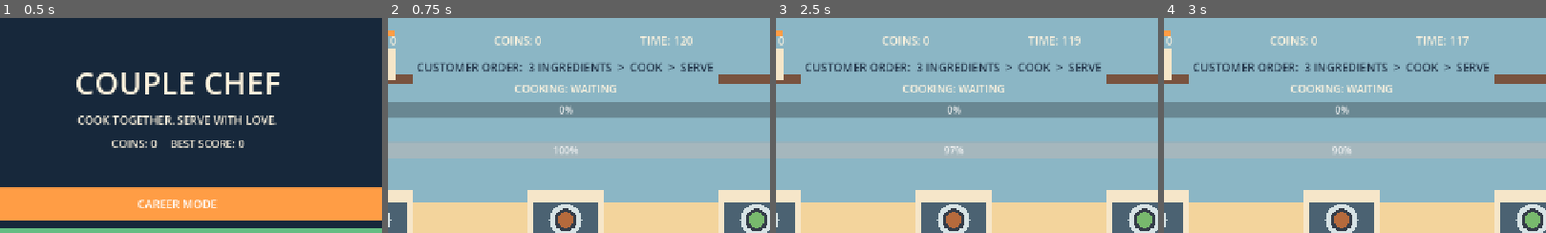
Above: before the commit, frames 1-4 (left to right).
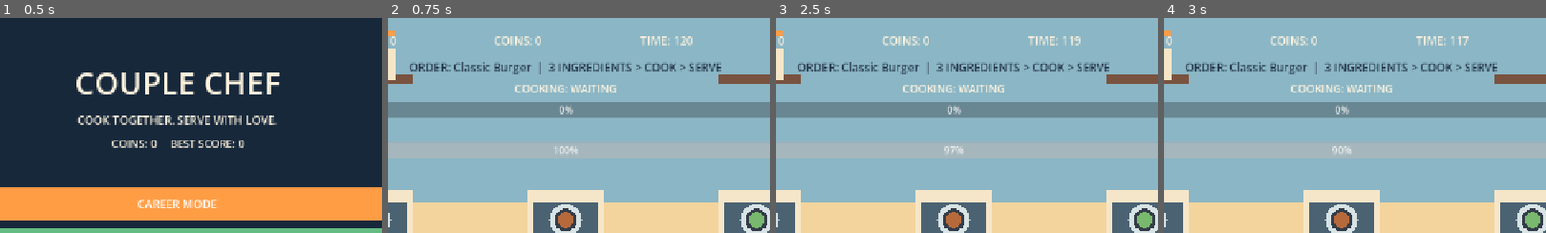
Above: after the commit, the same moments.

Repository: Cooper0203/couple-chef-godot
Game: Godot game, scene res://main.tscn
Same seed, same stepped clock (60 frames per second), same inputs: the game is played once before the commit and once after it.
Inputs:
- Up to frame 1 (0.5 s): no input
- Up to frame 2 (0.75 s): click "CO-OP MODE" at 0.5 s
- Up to frame 3 (2.5 s): click "PAUSE" at 1.25 s; click "RESUME" at 2 s
- Up to frame 4 (3 s): click "CHOP INGREDIENTS" at 2.75 s
The pictures show only the part of the screen within x 27-77%, y 0-50%; the shares and areas given below are measured in that part.

Frame 1 is identical in both runs. In frame 2, 2.1% of the frame differs, in the area x 5-88%, y 20-27%; in frame 3, 2.1%; in frame 4, 2.1%.

Commit message:
Update main.gd

Diff:
--- a/scripts/main.gd
+++ b/scripts/main.gd
@@ -36,6 +36,9 @@
 var best_score := 0
 var ingredients := 0
 var cooked_meals := 0
+
+var current_order_name := "Classic Burger"
+var current_ingredients_required := 3
 var customers_served := 0
 var customers_lost := 0
 var time_left := ROUND_TIME
@@ -371,6 +374,19 @@
         selected_language = "English"
 
     show_settings()
+func generate_customer_order() -> void:
+    var order_number := randi_range(0, 2)
+
+    match order_number:
+        0:
+            current_order_name = "Classic Burger"
+            current_ingredients_required = 3
+        1:
+            current_order_name = "Cheese Burger"
+            current_ingredients_required = 4
+        2:
+            current_order_name = "Double Burger"
+            current_ingredients_required = 5
 
 
 func start_game(mode: String) -> void:
@@ -381,6 +397,7 @@
     cooked_meals = 0
     customers_served = 0
     customers_lost = 0
+    generate_customer_order()
     time_left = ROUND_TIME
 
     cooking_seconds = 0.0
@@ -441,7 +458,7 @@
     pause_button.custom_minimum_size = Vector2(95, 45)
     top.add_child(pause_button)
 
-    order_label = make_label("CUSTOMER ORDER:  3 INGREDIENTS  >  COOK  >  SERVE", 19, Color("#25384c"))
+    order_label = make_label("ORDER: " + current_order_name + "  |  " + str(current_ingredients_required) + " INGREDIENTS > COOK > SERVE", 19, Color("#25384c"))
     order_label.horizontal_alignment = HORIZONTAL_ALIGNMENT_CENTER
     layout.add_child(order_label)
 
@@ -515,7 +532,7 @@
     if not game_running or game_paused:
         return
 
-    if ingredients >= INGREDIENTS_REQUIRED:
+    if ingredients >= current_ingredients_required:
         status_text = "You have enough ingredients. Start cooking!"
         refresh_ui()
         return
@@ -534,7 +551,7 @@
         refresh_ui()
         return
 
-    if ingredients < INGREDIENTS_REQUIRED:
+    if ingredients < current_ingredients_required:
         status_text = "You need 3 ingredients before cooking!"
         refresh_ui()
         return
@@ -563,7 +580,11 @@
     coins += 10
     round_coins += 10
     customers_served += 1
+    generate_customer_order()
     customer_patience = round_customer_patience
+
+    if order_label:
+        order_label.text = "ORDER: " + current_order_name + "  |  " + str(current_ingredients_required) + " INGREDIENTS > COOK > SERVE"
 
     patience_bar.value = customer_patience
 
@@ -584,7 +605,7 @@
         timer_label.text = "TIME: " + str(time_left)
 
     if ingredient_label:
-        ingredient_label.text = "INGREDIENTS: " + str(ingredients) + " / 3"
+        ingredient_label.text = "INGREDIENTS: " + str(ingredients) + " / " + str(current_ingredients_required)
 
     if meal_label:
         meal_label.text = "READY MEALS: " + str(cooked_meals)
@@ -640,7 +661,7 @@
     if cooking_seconds >= COOKING_TIME:
         cooking_timer.stop()
         cooking_active = false
-        ingredients -= INGREDIENTS_REQUIRED
+        ingredients -= current_ingredients_required
         cooked_meals += 1
 
         cooking_bar.value = COOKING_TIME
